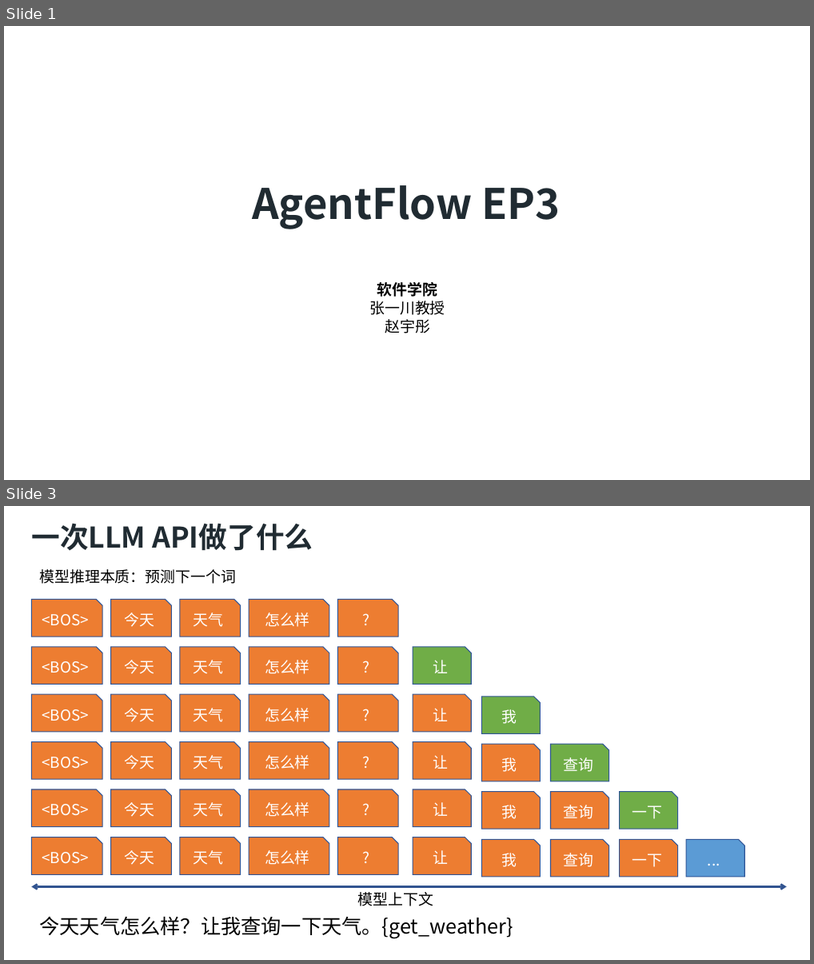
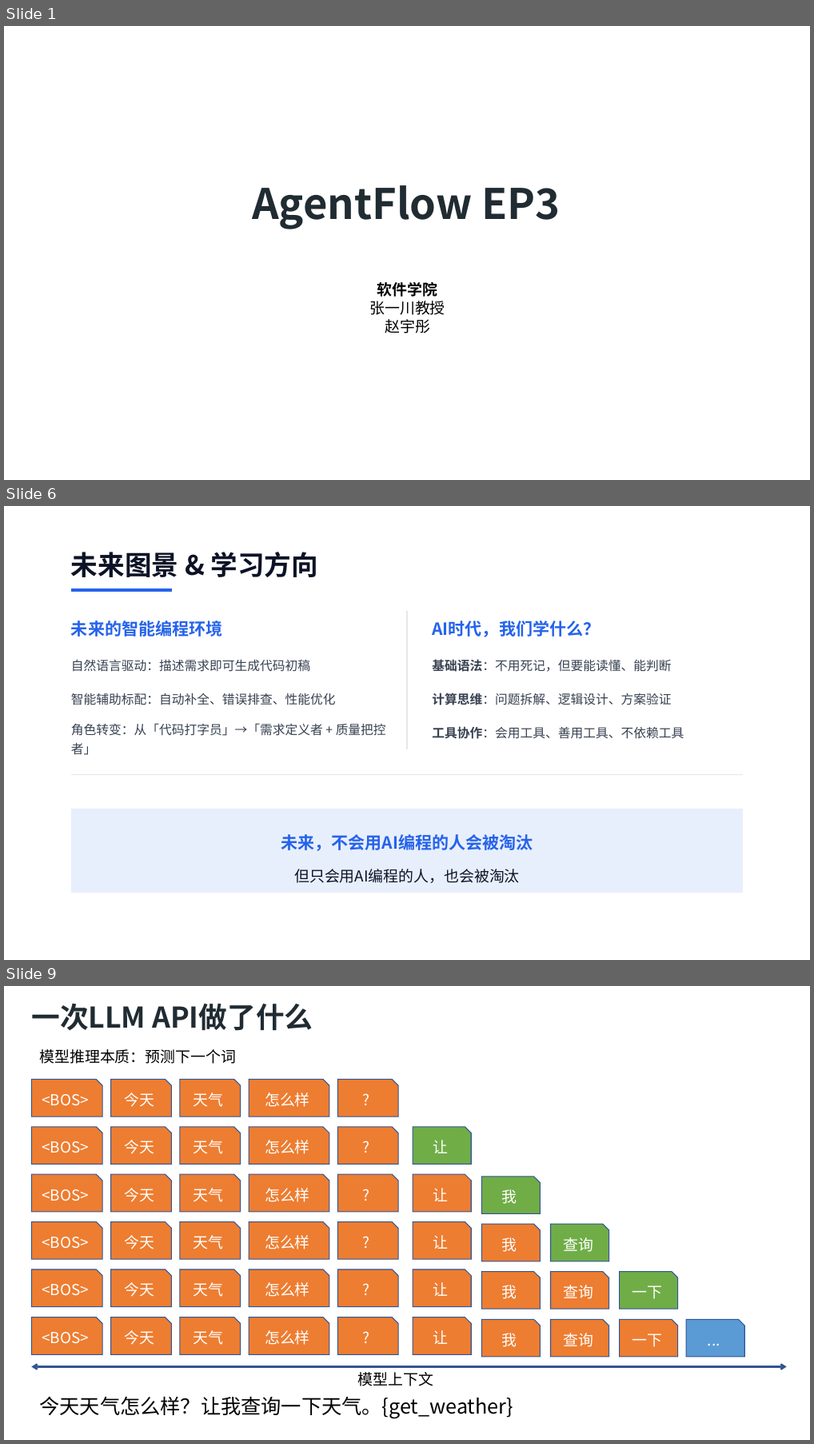
Before and after one commit to SCPZ24/AgentFlow-Salon, a slide deck: PPTs/EP3/Meeting03.pptx. Shown one above the other, each under a label of ours: slides 1 and 3 before the commit, slides 1, 6 and 9 after it; the slides between them are not shown. The pictures are 814x964 and 814x1444 pixels, drawn with LibreOffice and Linux fonts; fonts in the diff are those of the drawing; background and template pictures are left out. Boxes give left, top, right and bottom in pixels: in the first picture for what was removed or moved away, otherwise in the second. Text is boxed around its words. In the diff, an @@ line names an element or a change of style, - is before the commit and + after.

```diff
--- a/PPTs/EP3/Meeting03.pptx
+++ b/PPTs/EP3/Meeting03.pptx
@@ slide 6 added at (4,506,810,960), background #FFFFFF @@
@@ text added at (71,552,318,577), 32 pt, text #0D1326, bold @@
+未来图景 & 学习方向
@@ line added from (71, 590) to (172, 590), #2563EB 3 pt @@
@@ text added at (71,620,222,636), 20 pt, text #2563EB, bold @@
+未来的智能编程环境
@@ line added from (407, 612) to (407, 750), #E5E7EB 1 pt @@
@@ text added at (433,620,601,637), 20 pt, text #2563EB, bold @@
+AI时代，我们学什么？
@@ text added at (71,659,310,672), 15 pt, text #374151 @@
+自然语言驱动：描述需求即可生成代码初稿
@@ text added at (432,659,671,672), 15 pt, text #374151 @@
+基础语法：不用死记，但要能读懂、能判断
@@ text added at (71,692,336,705), 15 pt, text #374151 @@
+智能辅助标配：自动补全、错误排查、性能优化
@@ text added at (432,692,671,705), 15 pt, text #374151 @@
+计算思维：问题拆解、逻辑设计、方案验证
@@ text added at (71,723,386,755), 15 pt, text #374151 @@
+角色转变：从「代码打字员」→「需求定义者 + 质量把控者」
@@ text added at (432,726,684,739), 15 pt, text #374151 @@
+工具协作：会用工具、善用工具、不依赖工具
@@ line added from (71, 775) to (743, 775), #E5E7EB 1 pt @@
@@ rounded rectangle added at (71,808,743,892), fill #2563EB at 10% opacity @@
@@ text added at (282,834,534,851), 20 pt, text #2563EB, bold @@
+未来，不会用AI编程的人会被淘汰
@@ text added at (294,868,520,883), 18 pt, text #0D1326 @@
+但只会用AI编程的人，也会被淘汰
@@ what was slide 3 is now slide 9 @@
```
Also in this commit, not shown: 3 slides changed, 6 other slides added, 16 other files.
